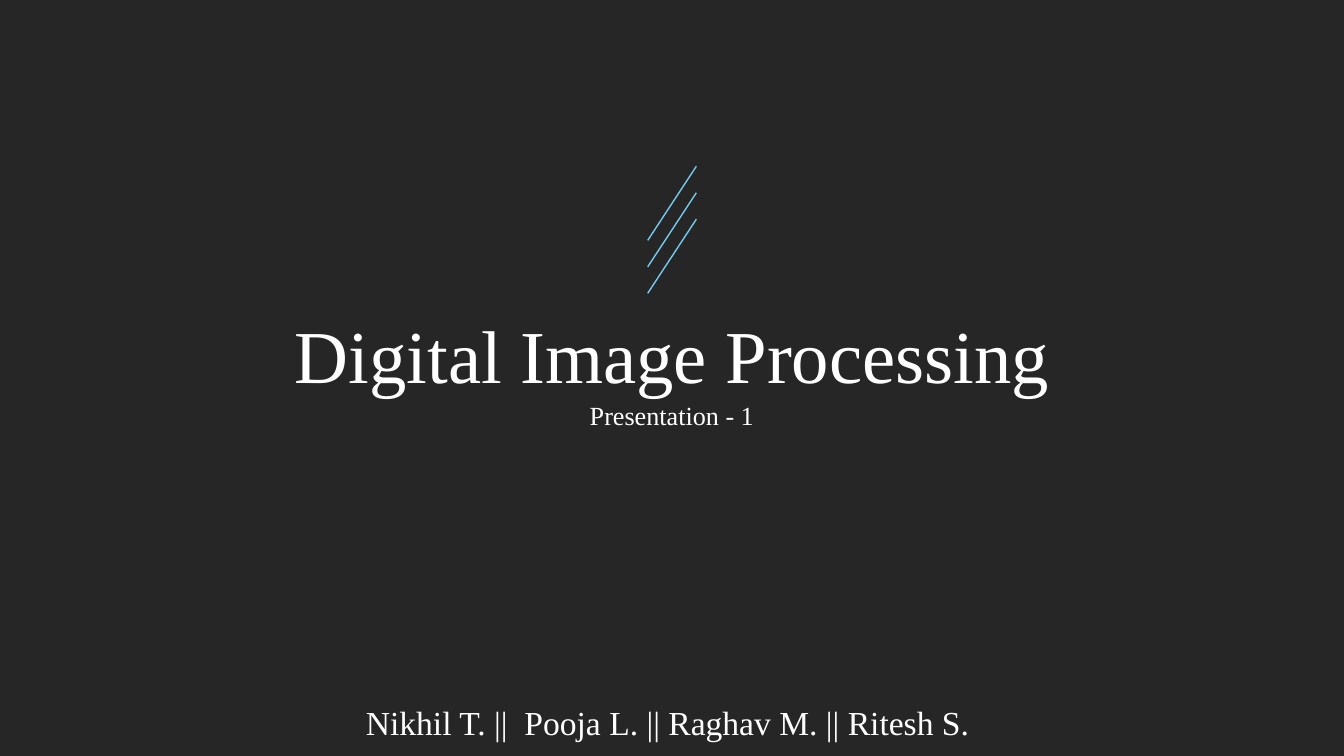
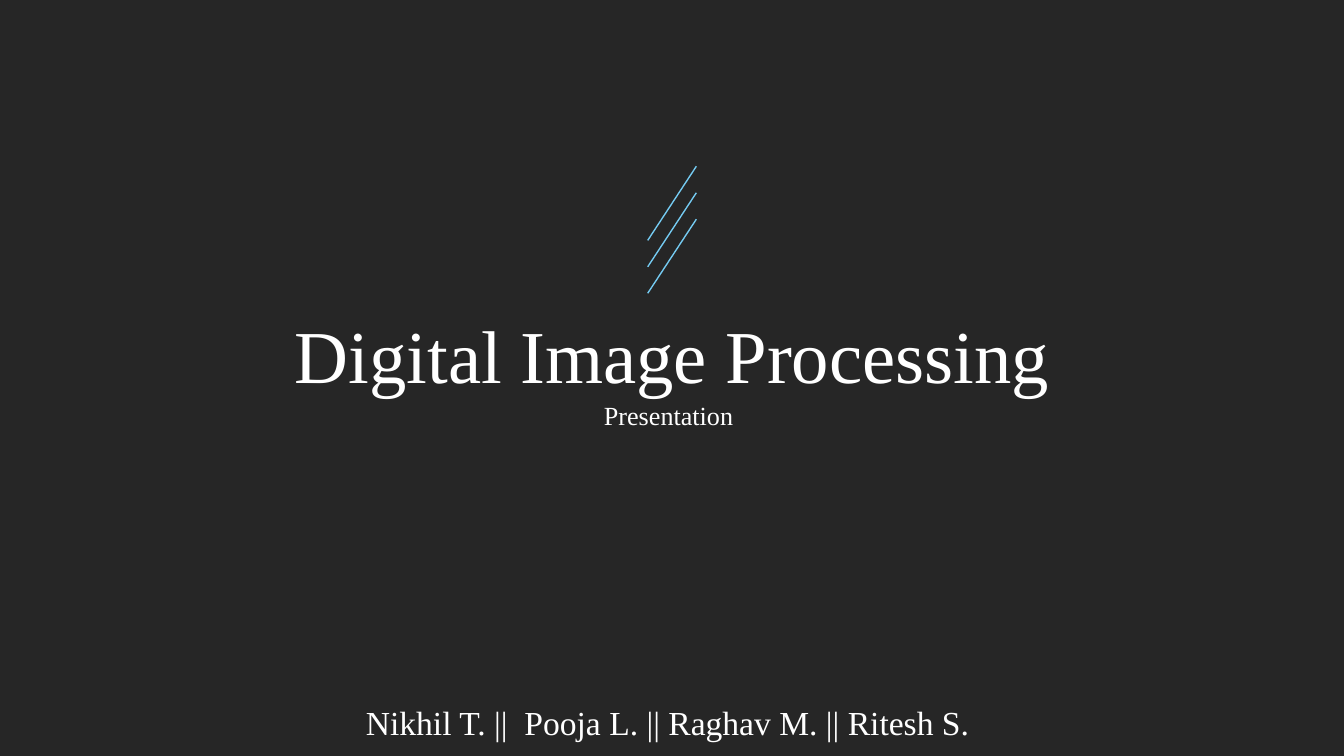
Before and after one commit to raghavddps2/Digital-Image-Processing-Project, a slide deck: slide 1 of Presentation/Digital Image Processing Project.pptx. Drawn at 1344x756 pixels with LibreOffice and Linux fonts; fonts in the diff are those of the drawing. Boxes give left, top, right and bottom in pixels: in the first picture for what was removed or moved away, otherwise in the second. Text is boxed around its words. In the diff, an @@ line names an element or a change of style, - is before the commit and + after.

```diff
--- a/Presentation/Digital Image Processing Project.pptx
+++ b/Presentation/Digital Image Processing Project.pptx
@@ text at [604,408,733,426]: text changed @@
-Presentation - 1
+Presentation
```
Also in this commit, not shown: 7 other slides changed, 8 slides added, 20 other files.
